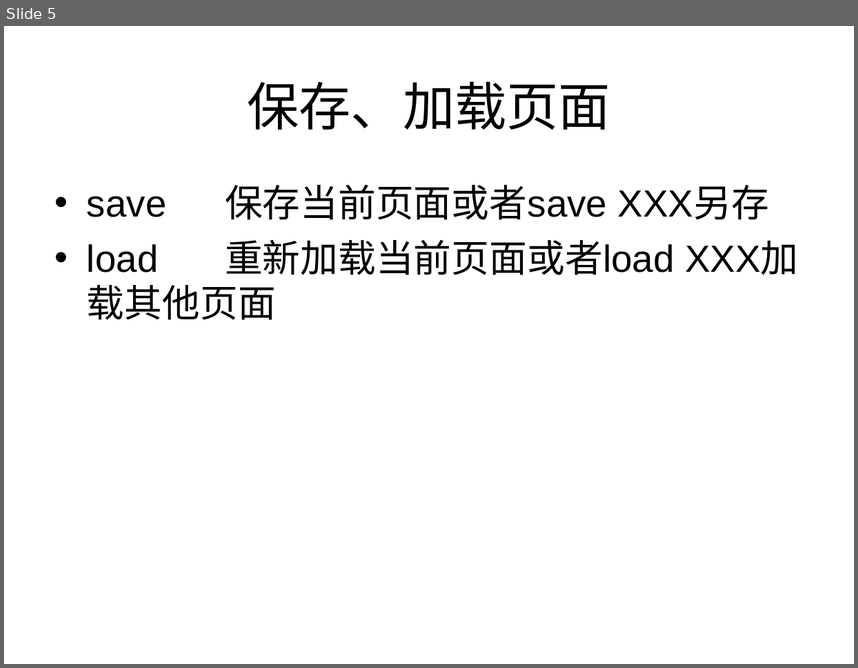
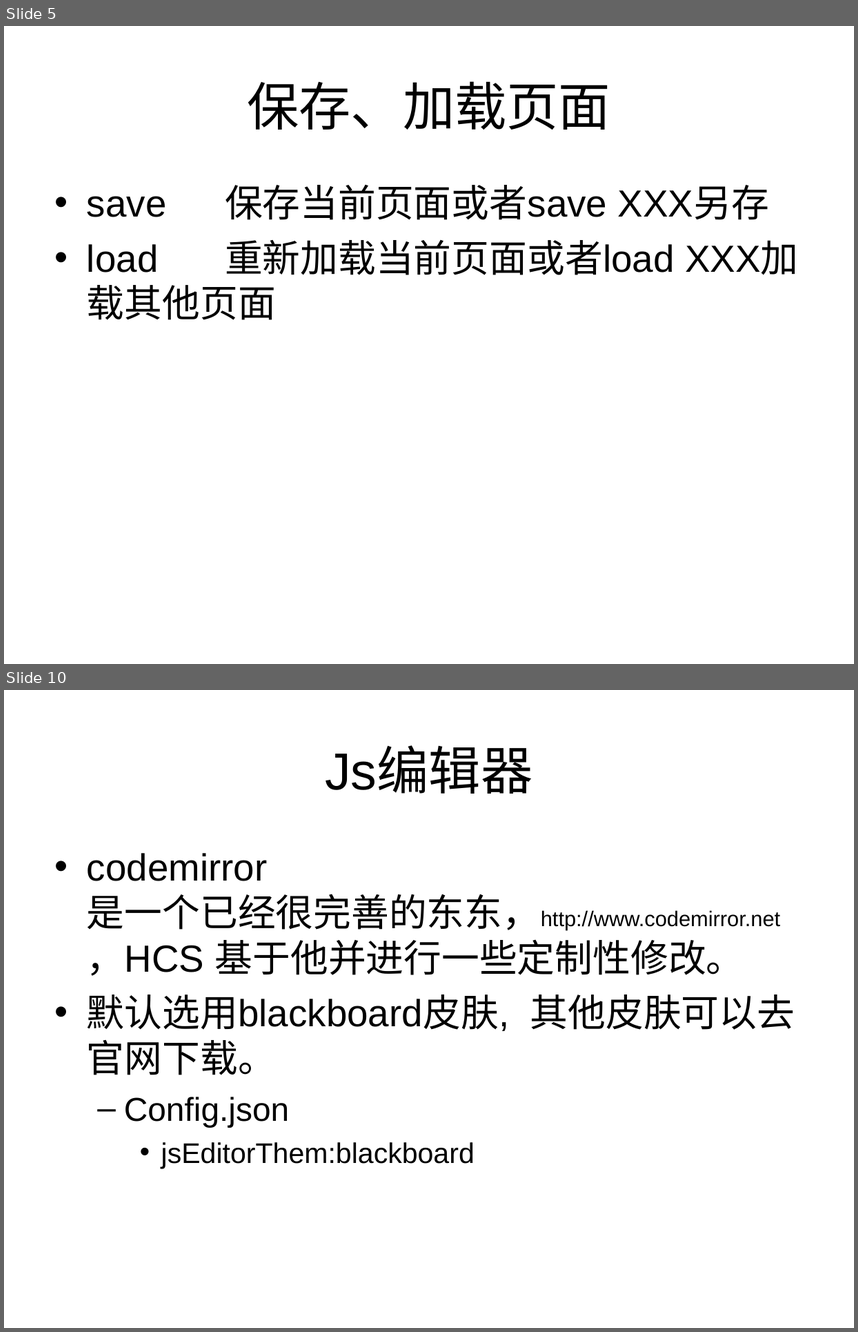
Before and after one commit to 306808700/hcs, a slide deck: 1.0/guide/HCS 基于chrome的命令行的编辑工具.ppt. Shown one above the other, each under a label of ours: slide 5 before the commit, slides 5 and 10 after it; the slides between them are not shown. The pictures are 858x668 and 858x1332 pixels, drawn with LibreOffice and Linux fonts; fonts in the diff are those of the drawing. Boxes give left, top, right and bottom in pixels: in the first picture for what was removed or moved away, otherwise in the second. Text is boxed around its words. In the diff, an @@ line names an element or a change of style, - is before the commit and + after.

```diff
--- a/1.0/guide/HCS 基于chrome的命令行的编辑工具.ppt
+++ b/1.0/guide/HCS 基于chrome的命令行的编辑工具.ppt
@@ slide 10 added at [4, 690, 854, 1328], background #FFFFFF @@
@@ title added at [325, 748, 533, 793], 44 pt, text #000000 @@
+Js编辑器
@@ text added at [87, 853, 795, 1168], 32 pt, text #000000 @@
+• codemirror 是一个已经很完善的东东，http://www.codemirror.net ，HCS 基于他并进行一些定制性修改。
+• 默认选用blackboard皮肤, 其他皮肤可以去官网下载。
+  – Config.json
+    • jsEditorThem:blackboard
```
Also in this commit, not shown: 4 slides changed, 7 other slides added.
